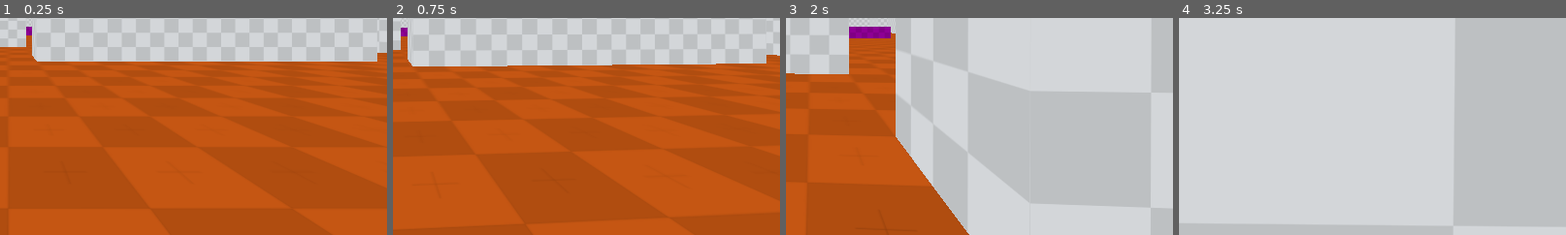
Above: before the commit, frames 1-4 (left to right).
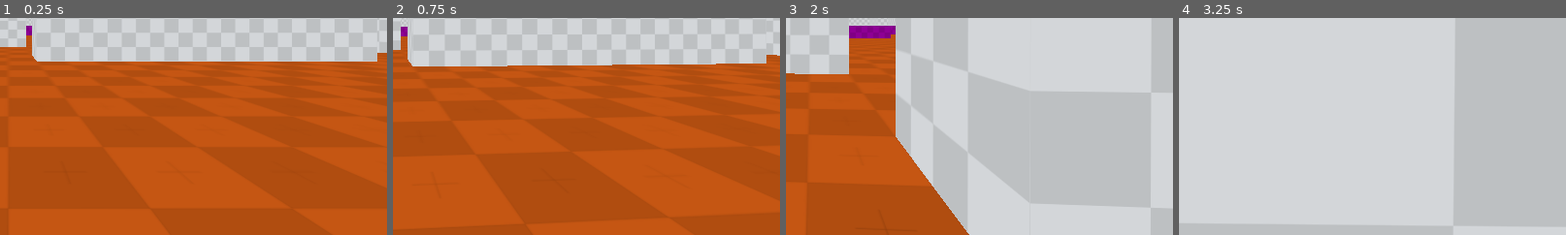
Above: after the commit, the same moments.

Repository: dr9in9an9/Escape-JCole-Game
Game: Godot game, scene res://entry_point.tscn
Same seed, same stepped clock (60 frames per second), same inputs: the game is played once before the commit and once after it. The engine's default icon, where the game draws it, is replaced by a stand-in: a white triangle on a blue panel in a dark square.
Inputs (mouse positions are % of the whole screen's width and height, from its top left):
- Up to frame 1 (0.25 s): no input
- Up to frame 2 (0.75 s): tap Enter at 0.5 s; move the mouse to (55, 50) at 0.52 s; hold W (forward) from 0.53 s (still down)
- Up to frame 3 (2 s): keep holding W (forward); move the mouse to (45, 50) at 1.27 s
- Up to frame 4 (3.25 s): keep holding W (forward); move the mouse to (52, 48) at 2.02 s; move the mouse to (49, 52) at 2.77 s
The pictures show only the part of the screen within x 49-99%, y 49-98%; the shares and areas given below are measured in that part.

The runs differ from the first frame. In frame 1, less than 0.1% of the frame differs, in the area x 6-9%, y 3-5%; in frame 2, less than 0.1%; in frame 3, 0.1%, in the area x 16-29%, y 3-8%; in frame 4, nothing differs.

Commit message:
map saved properly

Diff:
--- a/Level.tscn
+++ b/Level.tscn
@@ -32,6 +32,9 @@
 
 [node name="stWhite15" parent="Walls" unique_id=175940052 instance=ExtResource("2_t7iv1")]
 transform = Transform3D(1, 0, 0, 0, 2, 0, 0, 0, 3, 4.5, 1, -5.5)
+
+[node name="stWhite27" parent="Walls" unique_id=2032811196 instance=ExtResource("2_t7iv1")]
+transform = Transform3D(1, 0, 0, 0, 2, 0, 0, 0, 2, 4.5, 1, -9)
 
 [node name="stWhite26" parent="Walls" unique_id=1455733595 instance=ExtResource("2_t7iv1")]
 transform = Transform3D(1, 0, 0, 0, 2, 0, 0, 0, 3, -9.5, 1, -14.5)
@@ -76,7 +79,7 @@
 transform = Transform3D(15, 0, 0, 0, 2, 0, 0, 0, 1, -3.5, 1, 4.5)
 
 [node name="stWhite17" parent="Walls" unique_id=1933224342 instance=ExtResource("2_t7iv1")]
-transform = Transform3D(16, 0, 0, 0, 2, 0, 0, 0, 1, -3, 1, -9.5)
+transform = Transform3D(16, 0, 0, 0, 2, 0, 0, 0, 1, -3, 1, -10.5)
 
 [node name="stWhite14" parent="Walls" unique_id=1537758407 instance=ExtResource("2_t7iv1")]
 transform = Transform3D(13, 0, 0, 0, 2, 0, 0, 0, 1, -2.5, 1, -6.5)
@@ -96,11 +99,23 @@
 [node name="stPurple" parent="Walls" unique_id=63961144 instance=ExtResource("4_m3clv")]
 transform = Transform3D(5, 0, 0, 0, 0.5, 0, 0, 0, 3, -2.5, 0.25, -1.5)
 
+[node name="stPurple9" parent="Walls" unique_id=1479859414 instance=ExtResource("4_m3clv")]
+transform = Transform3D(5, 0, 0, 0, 0.5, 0, 0, 0, 3, 9.5, 0.25, -16.5)
+
+[node name="stPurple8" parent="Walls" unique_id=648326330 instance=ExtResource("4_m3clv")]
+transform = Transform3D(3, 0, 0, 0, 0.5, 0, 0, 0, 6, 17.5, 0.25, -18)
+
 [node name="stPurple4" parent="Walls" unique_id=1186571403 instance=ExtResource("4_m3clv")]
 transform = Transform3D(5, 0, 0, 0, 0.5, 0, 0, 0, 2, 7.5, 0.25, -11)
 
 [node name="stPurple2" parent="Walls" unique_id=167740259 instance=ExtResource("4_m3clv")]
 transform = Transform3D(2, 0, 0, 0, 0.5, 0, 0, 0, 2, 11, 0.25, -3)
+
+[node name="stPurple6" parent="Walls" unique_id=792482537 instance=ExtResource("4_m3clv")]
+transform = Transform3D(2, 0, 0, 0, 0.5, 0, 0, 0, 2, 0, 0.25, -8)
+
+[node name="stPurple7" parent="Walls" unique_id=348775333 instance=ExtResource("4_m3clv")]
+transform = Transform3D(7, 0, 0, 0, 0.5, 0, 0, 0, 1, -5.5, 0.25, -9.5)
 
 [node name="stPurple3" parent="Walls" unique_id=280122920 instance=ExtResource("4_m3clv")]
 transform = Transform3D(2, 0, 0, 0, 0.5, 0, 0, 0, 4, 13, 0.25, -6)
